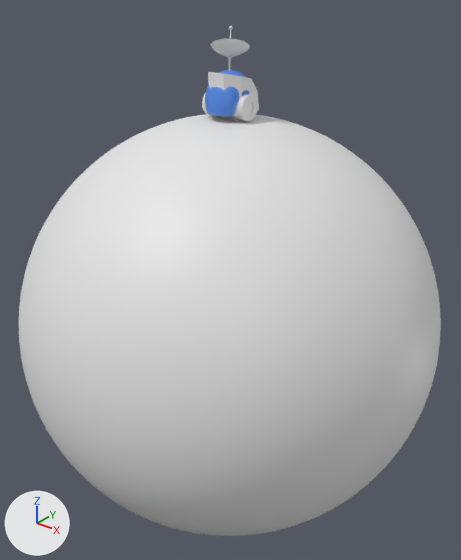
An edit to the Blender file src/models.blend, drawn before and after from the same camera.
Rendered twice from a 50 mm camera at (1.74, -2.17, 1.57) aimed at (-0.01, 0.01, 0.21). Lighting does not change. The marker at lower left points along +X, +Y and +Z.
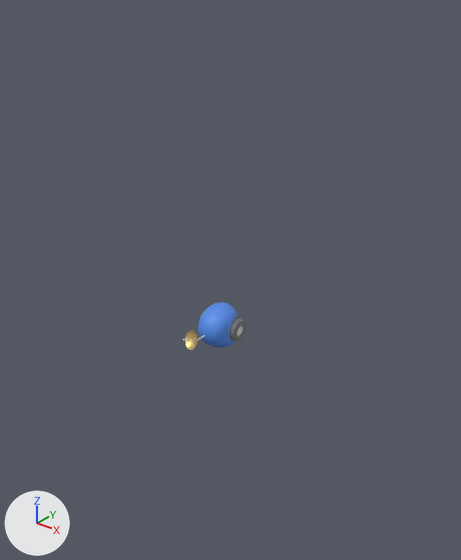
The change, as a list of edits to the scene's bpy script:
```text
Add mat_umbrella:
    mat_umbrella = principled_material('Umbrella')
    mat_umbrella.base_color = (0.801, 0.588, 0.225)  # yellow #e7ca82
    mat_umbrella.metallic = 0.693
Add mat_wheelinterior:
    mat_wheelinterior = principled_material('WheelInterior')
    mat_wheelinterior.base_color = (0.736, 0.736, 0.736)  # light grey #dfdfdf
    mat_wheelinterior.roughness = 0.697
Add mat_wheelexterior:
    mat_wheelexterior = principled_material('WheelExterior')
    mat_wheelexterior.base_color = (0.184, 0.184, 0.184)  # grey #777777
    mat_wheelexterior.roughness = 0.697
Change me_cylinder_001:
    used by ob_cylinder_001; parent = ob_rover; location = (0.0863, 0.000304, 0.0522); rotation_euler = (1.571, 0.0, -1.571), in degrees (90, 0, -90); scale = (0.0539, 0.0539, 0.0223)
    remove me_cylinder_001.from_pydata(...)  # 192 vertices, 162 faces; spans x -1.0..1.0, y -1.0..1.0, z -1.0..1.0
    add me_cylinder_001.from_pydata(...)  # 288 vertices, 258 faces; spans x -1.0..1.0, y -1.0..1.0, z -1.0..1.0
    me_cylinder_001 part 1
    32 vertices are removed from x -1.0..1.0, y -1.0..1.0, z -1.0
    64 faces are deleted
    96 vertices are added at x -0.97..0.97, y -0.97..0.97, z -1.0..-0.89
    32 new vertices lie (0.0, 0.0, -1.79) away from vertices in x -1.0..1.0, y -1.0..1.0, z 1.0
    160 new faces join them, mat_wheelexterior (grey #777777)
    me_cylinder_001 part 2: 1 face spanning x -0.48..0.48, y -0.48..0.48, z -0.75 switches from no material to mat_wheelinterior (light grey #dfdfdf)
    add me_cylinder_001.materials.append(mat_wheelexterior)  # grey #777777
    add me_cylinder_001.materials.append(mat_wheelinterior)  # light grey #dfdfdf
Change me_circle_004:
    where me_circle_004.from_pydata(...)  # 132 vertices, 121 faces; spans x -0.99..0.99, y -0.96..1.0, z 0.05..0.52
    add me_circle_004.materials.append(mat_umbrella)  # yellow #e7ca82
Remove ob_icosphere:
    ob_icosphere = bpy.data.objects.new('Icosphere', me_icosphere)
    ob_icosphere.location = (0.0, 0.0, 0.0)
Remove ob_cylinder:
    ob_cylinder = bpy.data.objects.new('Cylinder', me_cylinder)
    ob_cylinder.parent = ob_rover
    ob_cylinder.matrix_parent_inverse = Matrix(((0.0, 1.0, 0.0, 0.0), (0.0, 0.0, 1.0, 0.0), (1.0, 0.0, 0.0, 0.0), (0.0, 0.0, 0.0, 1.0)))
    ob_cylinder.location = (-0.0863, 0.000304, 0.0522)
    ob_cylinder.rotation_euler = (1.571, 0.0, -1.571)  # degrees (90, 0, -90)
    ob_cylinder.scale = (0.0539, 0.0539, 0.0223)
Change ob_circle_001:
    ob_circle_001.location: (0.0, 0.0, 1.25) -> (0.0, 0.0, 1.252)
    ob_circle_001.scale: (0.0832, 0.0832, 0.0832) -> (0.0592, 0.0592, 0.0592)
Change ob_circle_004:
    ob_circle_004.location: (0.0, 0.0, 0.143) -> (0.0, 0.0, 0.168)
    ob_circle_004.scale: (1.0, 1.0, 1.0) -> (0.807, 0.807, 0.807)
Remove ob_cube_001:
    ob_cube_001 = bpy.data.objects.new('Cube.001', me_cube_003)
    ob_cube_001.location = (0.0, 0.0, 1.11)
    ob_cube_001.scale = (0.0844, 0.0844, 0.0844)
Change ob_rover:
    ob_rover.location: (0.0, 0.0, 1.0) -> (0.0, 0.0, 0.0)
    ob_rover.rotation_euler: (1.571, 0.0, 1.571) -> (3.142, -1.571, 0.0)  # degrees (90, 0, 90) -> degrees (180, -90, 0)
```

What differs and where, as boxes (x1, y1, x2, y2) in the pictures (461 x 560 px):
'Icosphere', deleted
    before: (19, 114, 441, 536)
'Rover', moved, turned
    before: (205, 70, 249, 116)
    after: (198, 302, 237, 348)
'Cylinder.001', reshaped, moved, turned
    before: (235, 94, 258, 121)
    after: (201, 308, 247, 341)
'Cube.001', deleted
    before: (208, 72, 259, 116)
'Circle.001', recoloured, moved, rescaled, turned
    before: (210, 38, 250, 57)
    after: (185, 330, 198, 350)
'Cylinder', deleted
    before: (202, 93, 215, 116)
'Circle.003', moved, rescaled, turned (not visible afterwards)
    before: (229, 26, 233, 56)
'Circle.005', moved, rescaled, turned (not visible afterwards)
    before: (225, 53, 235, 59)
'Circle.004', moved, rescaled, turned (not visible afterwards)
    before: (229, 56, 230, 71)
part 1 of me_cylinder_001, built on
    before: (235, 94, 258, 121)
    after: (201, 308, 247, 341)
part 2 of me_cylinder_001, recoloured
    before: (246, 102, 253, 114)
    after: (237, 326, 243, 336)
